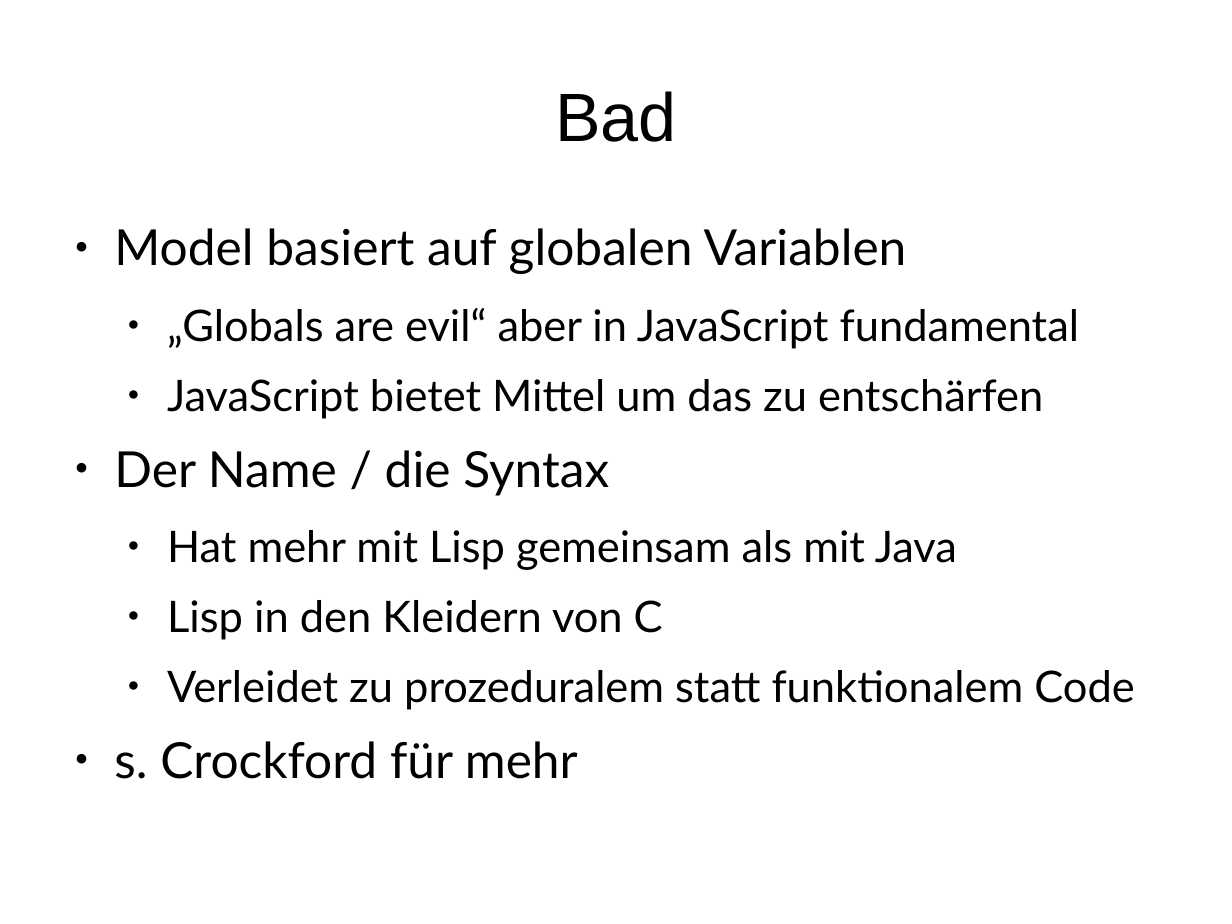
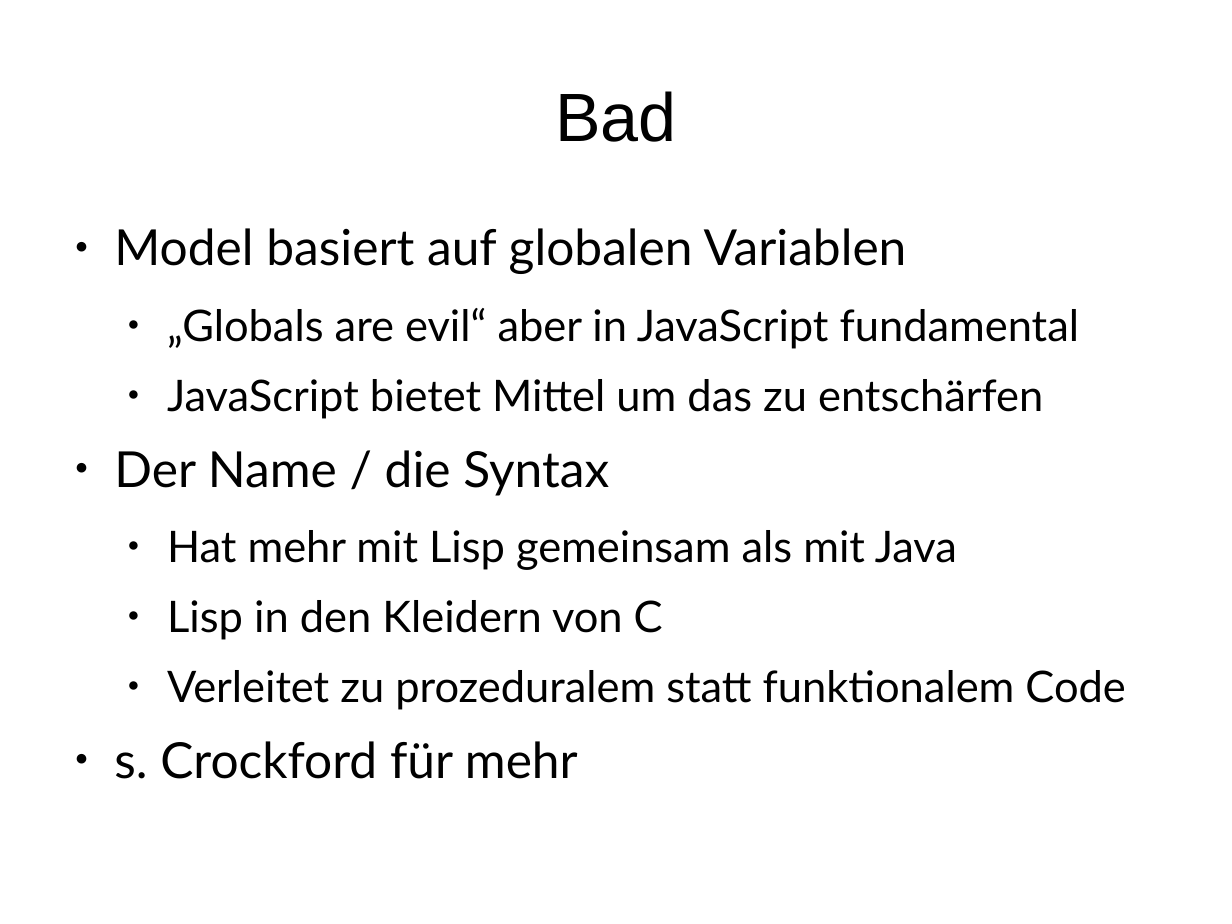
Before and after one commit to Weltraumschaf/Slides, a slide deck: slide 7 of JavaScript - Es ist nicht C/JavaScript-ItsNotC.odp. Drawn at 1232x924 pixels with LibreOffice and Linux fonts; fonts in the diff are those of the drawing. Boxes give left, top, right and bottom in pixels: in the first picture for what was removed or moved away, otherwise in the second. Text is boxed around its words. In the diff, an @@ line names an element or a change of style, - is before the commit and + after.

```diff
--- a/JavaScript - Es ist nicht C/JavaScript-ItsNotC.odp
+++ b/JavaScript - Es ist nicht C/JavaScript-ItsNotC.odp
@@ text at [167, 670, 1125, 710]: text changed @@
-  ● Verleidet zu prozeduralem statt funktionalem Code
+  ● Verleitet zu prozeduralem statt funktionalem Code
```
Also in this commit, not shown: 7 other slides changed, 1 other file.
